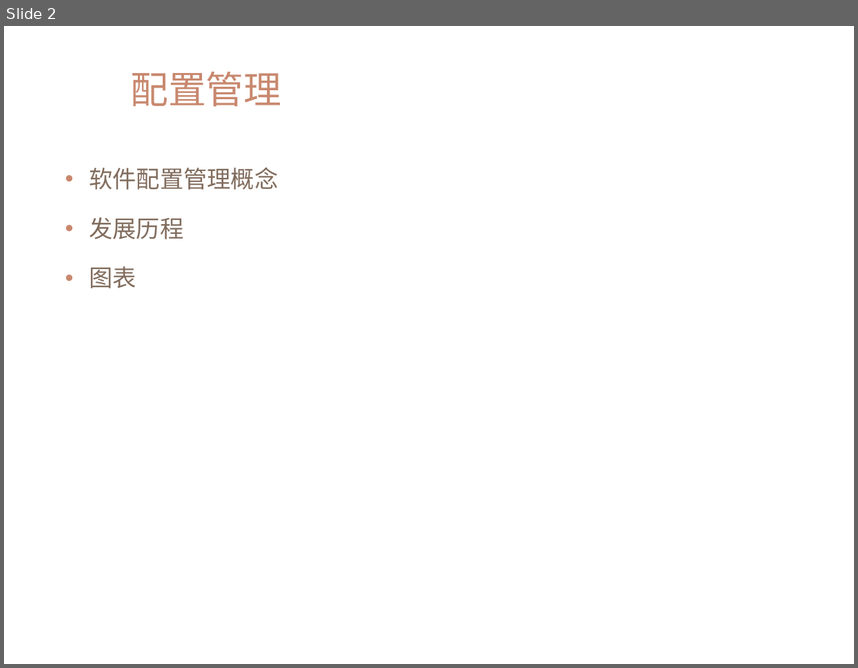
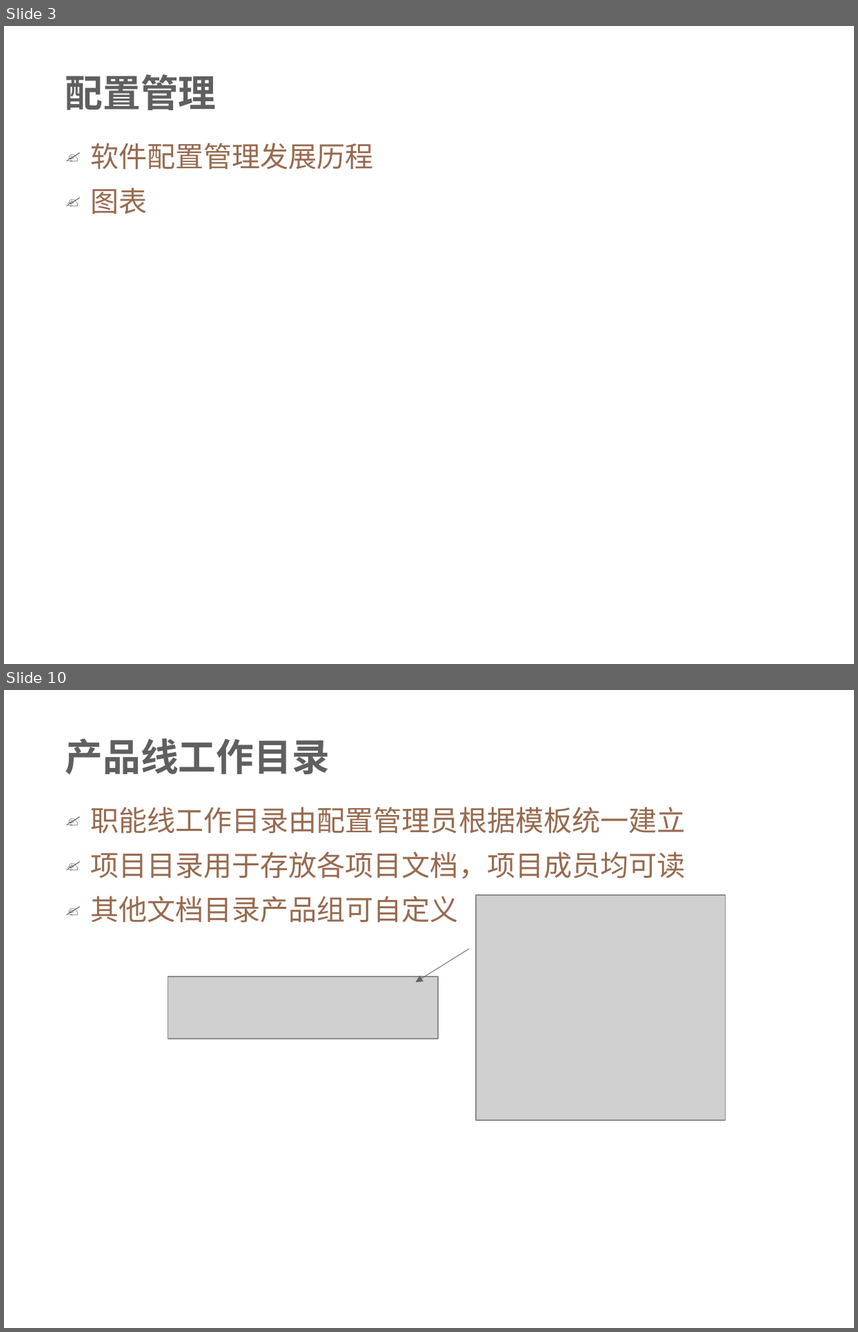
Before and after one commit to xianmomo/demo, a slide deck: 新员工入职指引/配置管理规范及要求.pptx. Shown one above the other, each under a label of ours: slide 2 before the commit, slides 3 and 10 after it; the slides between them are not shown. The pictures are 858x668 and 858x1332 pixels, drawn with LibreOffice and Linux fonts; fonts in the diff are those of the drawing; grey boxes stand for pictures; background and template pictures are left out. Boxes give left, top, right and bottom in pixels: in the first picture for what was removed or moved away, otherwise in the second. Text is boxed around its words. In the diff, an @@ line names an element or a change of style, - is before the commit and + after.

```diff
--- a/新员工入职指引/配置管理规范及要求.pptx
+++ b/新员工入职指引/配置管理规范及要求.pptx
@@ slide 10 added at (x1=4, y1=690, x2=854, y2=1328), background #FFFFFF; not listed: 1 template element that a slide beside it also shows @@
@@ title added at (x1=65, y1=738, x2=330, y2=774), 32 pt, text #5F5F5F, bold @@
+产品线工作目录
@@ text added at (x1=90, y1=807, x2=685, y2=923), 24 pt, text #976A4F @@
+✍ 职能线工作目录由配置管理员根据模板统一建立
+✍ 项目目录用于存放各项目文档，项目成员均可读
+✍ 其他文档目录产品组可自定义
@@ picture added at (x1=476, y1=895, x2=726, y2=1120) @@
@@ arrow added from (469, 949) to (415, 983), #64606D 0.5 pt @@
@@ picture added at (x1=168, y1=976, x2=439, y2=1038) @@
@@ what was slide 2 is now slide 3 @@
@@ slide 3 changed as well @@
@@ rectangle added at (x1=4, y1=26, x2=466, y2=664), fill #FFFFFF at 92% opacity @@
@@ title "配置管理" moved from (x1=130, y1=72, x2=281, y2=107) to (x1=65, y1=74, x2=217, y2=110) @@
@@ title "配置管理" at (x1=65, y1=74, x2=217, y2=110): font Arial to Roboto, text colour #C8886E to #5F5F5F, bold on; line spacing 1 to 0.9; vertical alignment middle to bottom @@
@@ text "软件配置管理发展历程" moved from (x1=89, y1=167, x2=278, y2=288) to (x1=90, y1=143, x2=374, y2=214) @@
@@ text at (x1=90, y1=143, x2=374, y2=170): text changed; size 20 to 24 pt; font Arial to Calibri; text colour #816C5D to #976A4F @@
-• 软件配置管理概念
-• 发展历程
+✍ 软件配置管理发展历程
@@ text at (x1=90, y1=187, x2=147, y2=214): size 20 to 24 pt, font Arial to Calibri, text colour #816C5D to #976A4F in "图表"; bullet • to ✍; line spacing 1 to 0.9; less space between paragraphs; bullet colour #C8886E to #5F5F5F @@
```
Also in this commit, not shown: 10 other slides changed, 10 other slides added, 3 slides removed.
